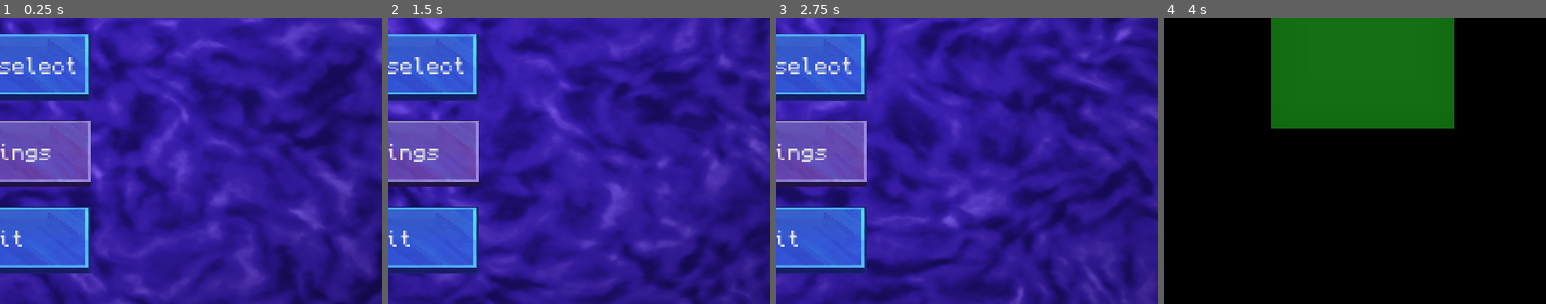
Above: before the commit, frames 1-4 (left to right).
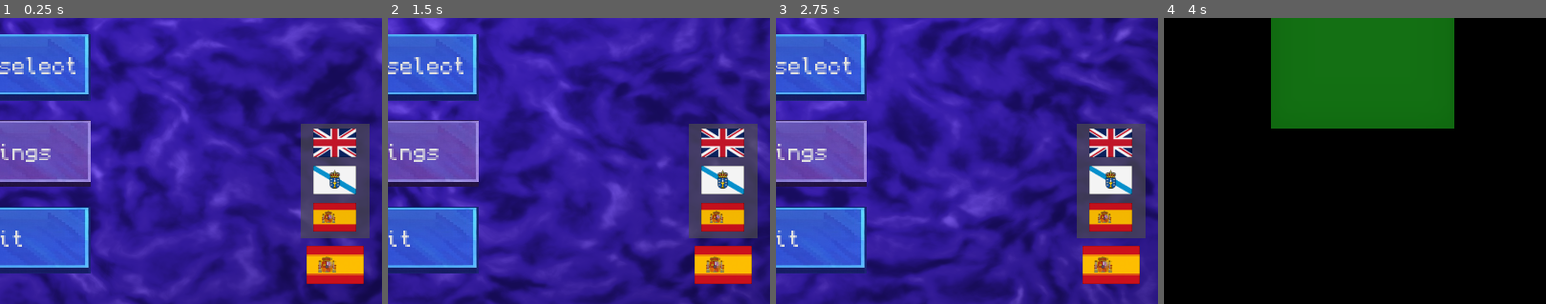
Above: after the commit, the same moments.

Repository: magnoint13/brinqo-2026
Game: Godot game, scene res://ui/MainMenu.tscn
The game is run twice, just before and just after one commit, with the same random seed, the same clock (stepped at 60 frames per second) and the same inputs. Video files are missing from this copy of the repository; at most half a second of black plays in their place. Sound files missing from this copy of the repository are replaced by a short silence.
Inputs (mouse positions are % of the whole screen's width and height, from its top left):
- Up to frame 1 (0.25 s): no input
- Up to frame 2 (1.5 s): click (94, 93) at 0.52 s; click (94, 72) at 1.27 s
- Up to frame 3 (2.75 s): click (94, 78) at 2.02 s
- Up to frame 4 (4 s): click (94, 85) at 2.77 s; click "Start" at 3.5 s
The pictures show only the part of the screen within x 50-100%, y 50-100%; the shares and areas given below are measured in that part.

The runs differ from the first frame. In frame 1, 9.1% of the frame differs, in the area x 78-97%, y 37-93%; in frame 2, 9.2%; in frame 3, 9.2%; in frame 4, nothing differs.

Commit message:
Added language menu

Diff:
--- a/ui/MainMenu.tscn
+++ b/ui/MainMenu.tscn
@@ -1,12 +1,15 @@
 [gd_scene format=3 uid="uid://mainmenu001"]
 
-[ext_resource type="Script" uid="uid://dlfpln2bxeoqa" path="res://ui/MainMenu.gd" id="1_mainmenu"]
-[ext_resource type="Shader" uid="uid://dbi6ocwr1phqr" path="res://resources/lava_shader.gdshader" id="2_lavashader"]
+[ext_resource type="Script" uid="uid://bt7swmxvm2m6" path="res://ui/MainMenu.gd" id="1_mainmenu"]
+[ext_resource type="Shader" uid="uid://cwgwhy8l3p2hq" path="res://resources/lava_shader.gdshader" id="2_lavashader"]
 [ext_resource type="Shader" uid="uid://bqlpdi5400r1p" path="res://resources/sparkle_shader.gdshader" id="3_sparkle"]
 [ext_resource type="Texture2D" uid="uid://cm4x58plccq78" path="res://resources/GAME_TITLE.png" id="4_8v85u"]
 [ext_resource type="Theme" uid="uid://d4m4ag7b1ij46" path="res://resources/Default.tres" id="5_x262b"]
 [ext_resource type="Theme" uid="uid://h1h8pvvenlnw" path="res://resources/Default2.tres" id="6_qo3sn"]
 [ext_resource type="PackedScene" uid="uid://cn2p5rgw1d1tb" path="res://ui/SettingsMenu.tscn" id="7_settings"]
+[ext_resource type="Texture2D" uid="uid://basbbbs20yjh3" path="res://resources/flags/es.png" id="8_youui"]
+[ext_resource type="Texture2D" uid="uid://b8vth0y33v2d2" path="res://resources/flags/en.png" id="9_58pe3"]
+[ext_resource type="Texture2D" uid="uid://dludlu6ayf1e8" path="res://resources/flags/gl.png" id="10_g6r01"]
 
 [sub_resource type="ShaderMaterial" id="ShaderMaterial_lava"]
 shader = ExtResource("2_lavashader")
@@ -101,3 +104,45 @@
 [node name="SettingsMenu" parent="." unique_id=710267982 instance=ExtResource("7_settings")]
 visible = false
 layout_mode = 1
+
+[node name="LanguageButton" type="TextureButton" parent="." unique_id=1398390438]
+layout_mode = 0
+offset_left = 721.0
+offset_top = 539.0
+offset_right = 781.0
+offset_bottom = 579.0
+texture_normal = ExtResource("8_youui")
+stretch_mode = 0
+
+[node name="FlagPopup" type="ColorRect" parent="." unique_id=1908864471]
+self_modulate = Color(1, 1, 1, 0.6666667)
+layout_mode = 0
+offset_left = 715.0
+offset_top = 411.0
+offset_right = 787.0
+offset_bottom = 531.0
+color = Color(0.30394292, 0.30394292, 0.30394292, 1)
+
+[node name="LanguageContainer" type="VBoxContainer" parent="FlagPopup" unique_id=1942938163]
+modulate = Color(0.9607843, 0.9607843, 0.9607843, 1)
+layout_mode = 0
+offset_left = 13.0
+offset_top = 5.0
+offset_right = 58.0
+offset_bottom = 113.0
+theme_override_constants/separation = 9
+
+[node name="English" type="TextureButton" parent="FlagPopup/LanguageContainer" unique_id=1223066652]
+layout_mode = 2
+texture_normal = ExtResource("9_58pe3")
+stretch_mode = 0
+
+[node name="Galician" type="TextureButton" parent="FlagPopup/LanguageContainer" unique_id=313676349]
+layout_mode = 2
+texture_normal = ExtResource("10_g6r01")
+stretch_mode = 0
+
+[node name="Spanish" type="TextureButton" parent="FlagPopup/LanguageContainer" unique_id=1074843304]
+layout_mode = 2
+texture_normal = ExtResource("8_youui")
+stretch_mode = 0
Binary file added: resources/flags/en.png
Binary file added: resources/flags/es.png
Binary file added: resources/flags/gl.png
